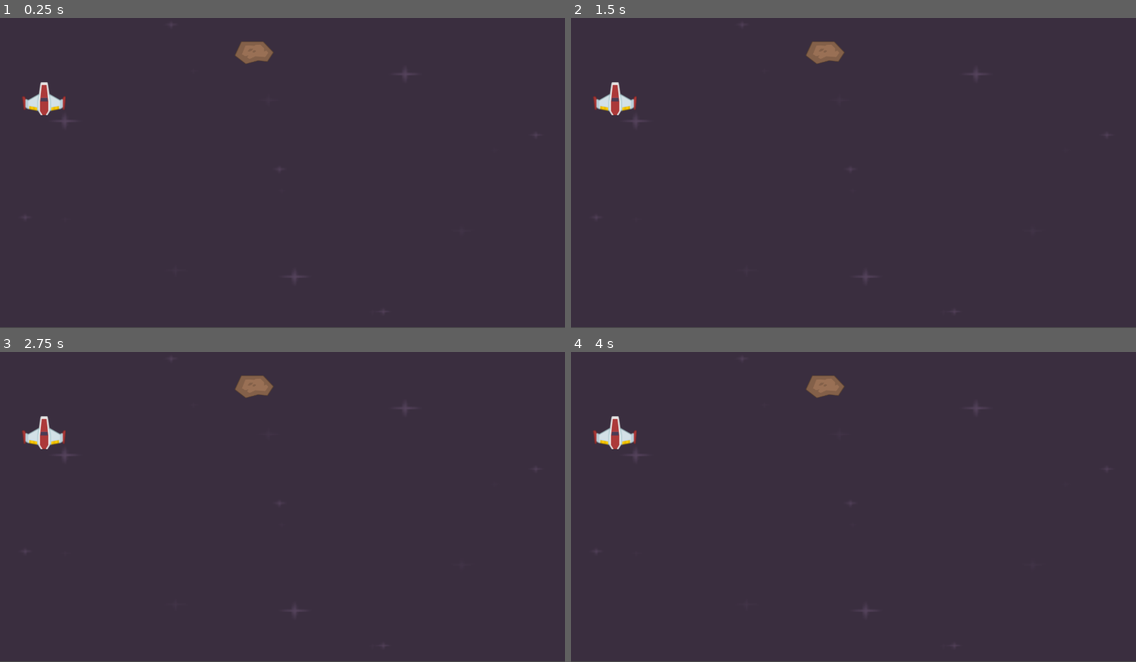
Above: before the commit, frames 1-4 (two rows, left to right).
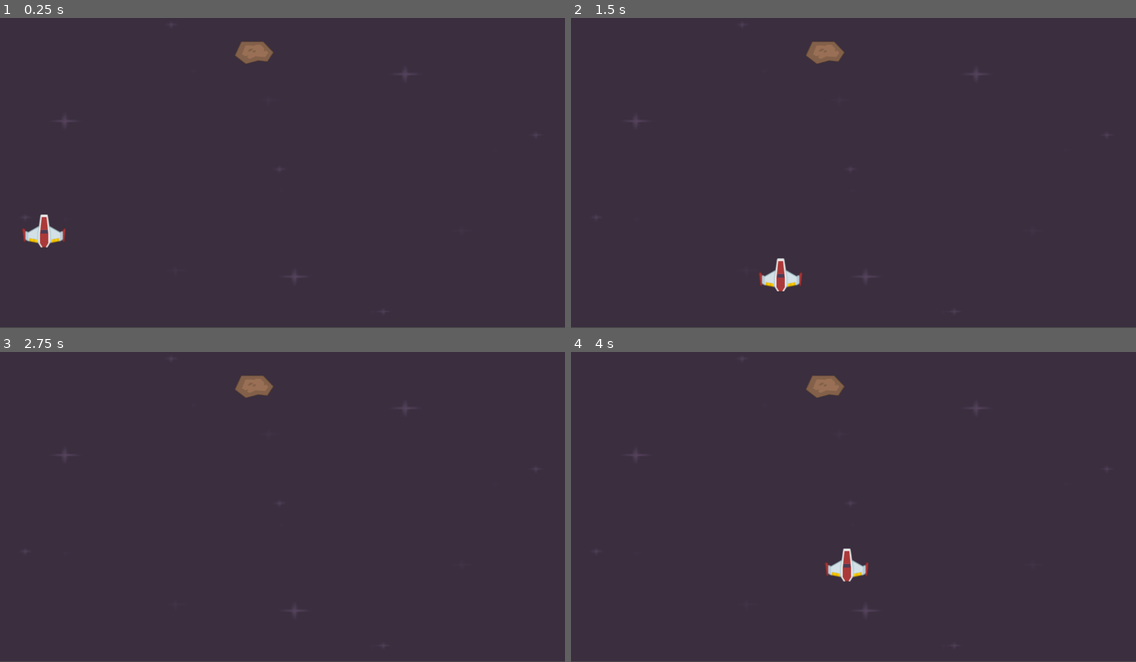
Above: after the commit, the same moments.

Repository: Filip-Janjesic/Space-Shooter
Game: Godot game, scene res://scenes/level.tscn
Same seed, same stepped clock (60 frames per second), same inputs: the game is played once before the commit and once after it.
Inputs:
- Up to frame 1 (0.25 s): no input
- Up to frame 2 (1.5 s): tap Enter at 0.5 s; hold Right (right) 0.53-1.28 s; hold Down (down) from 1.28 s (still down)
- Up to frame 3 (2.75 s): release Down (down) at 2.03 s; hold Right (right) from 2.03 s (still down)
- Up to frame 4 (4 s): tap Space at 2.75 s; release Right (right) at 2.78 s; hold Up (up) 2.78-3.53 s; hold Left (left) from 3.53 s (still down)

The runs differ from the first frame. In frame 1, 0.8% of the frame differs, in the area x 3-12%, y 20-75%; in frame 2, 0.8%, in the area x 3-41%, y 20-89%; in frame 3, 0.4%; in frame 4, 0.8%.

Commit message:
Update player.gd

Diff:
--- a/scenes/player.gd
+++ b/scenes/player.gd
@@ -1,11 +1,11 @@
-extends Node2D
+extends CharacterBody2D
 
+@export var speed := 500
 
-# Called when the node enters the scene tree for the first time.
-func _ready() -> void:
-	pass # Replace with function body.
+func _ready():
+	position = Vector2(100, 500)
 
-
-# Called every frame. 'delta' is the elapsed time since the previous frame.
-func _process(delta: float) -> void:
-	position = Vector2(100,200)
+func _process(delta):
+	var direction = Input.get_vector("left","right","up","down")
+	velocity = direction * speed
+	move_and_slide()
